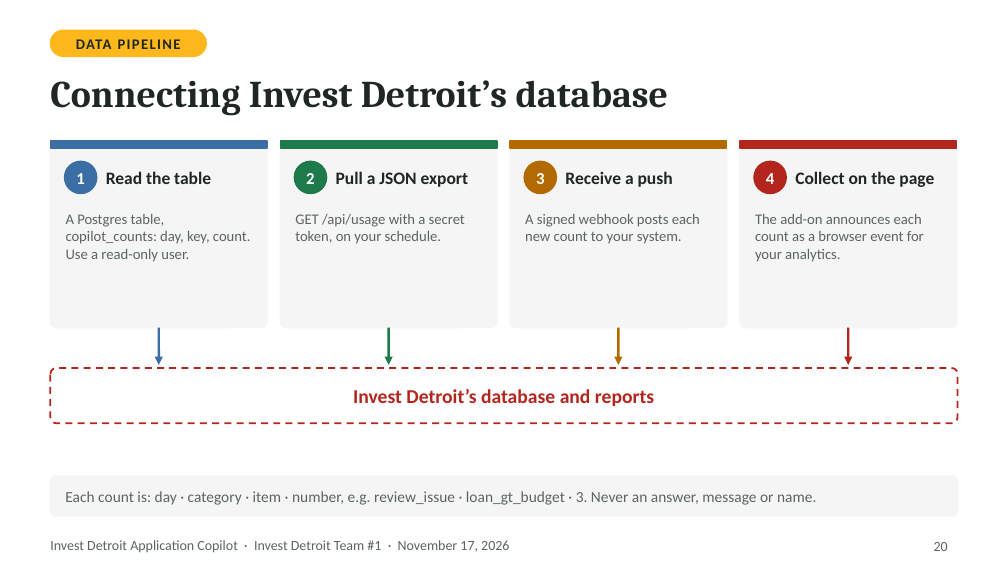
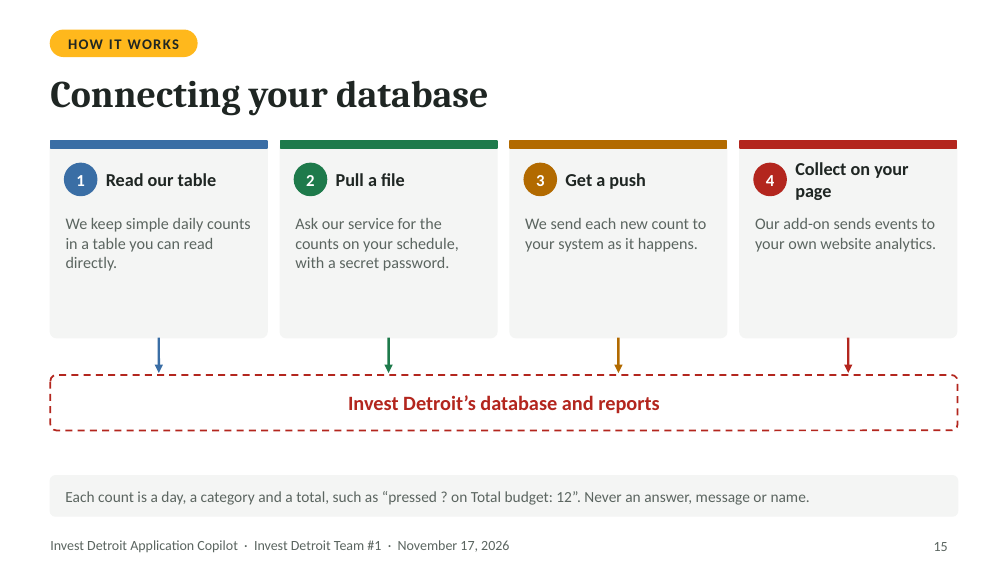
Before and after one commit to ojhnny/invest-detroit-application-copilot, a slide deck: slide 15 of docs/presentation/Invest-Detroit-Copilot-Final-Presentation.pptx (slide 20 before the commit). Drawn at 1008x567 pixels with LibreOffice and Linux fonts; fonts in the diff are those of the drawing. Boxes give left, top, right and bottom in pixels: in the first picture for what was removed or moved away, otherwise in the second. Text is boxed around its words. In the diff, an @@ line names an element or a change of style, - is before the commit and + after.

```diff
--- a/docs/presentation/Invest-Detroit-Copilot-Final-Presentation.pptx
+++ b/docs/presentation/Invest-Detroit-Copilot-Final-Presentation.pptx
@@ rounded rectangle: place and size @@
-rounded rectangle at (50,30,207,56)
+rounded rectangle at (50,30,197,56)
@@ text at (68,39,179,49): text changed @@
-DATA PIPELINE
+HOW IT WORKS
@@ text at (50,80,489,116): text changed @@
-Connecting Invest Detroit’s database
+Connecting your database
@@ rounded rectangle: place and size @@
-rounded rectangle at (50,141,267,328)
+rounded rectangle at (50,141,267,338)
@@ rounded rectangle: place and size @@
-rounded rectangle at (280,141,497,328)
+rounded rectangle at (280,141,497,338)
@@ rounded rectangle: place and size @@
-rounded rectangle at (510,141,727,328)
+rounded rectangle at (510,141,727,338)
@@ proportions changed in 4 elements at (50,141,267,338), (280,141,497,338), (510,141,727,338), (740,141,957,338) @@
@@ rounded rectangle: place and size @@
-rounded rectangle at (740,141,957,328)
+rounded rectangle at (740,141,957,338)
@@ text at (106,173,216,186): text changed; size 12.5 to 13 pt @@
-Read the table
+Read our table
@@ text at (336,173,405,186): text changed; size 12.5 to 13 pt @@
-Pull a JSON export
+Pull a file
@@ text at (565,173,645,189): text changed; size 12.5 to 13 pt @@
-Receive a push
+Get a push
@@ text at (795,162,908,200): text changed; size 12.5 to 13 pt @@
-Collect on the page
+Collect on your page
@@ text at (66,218,251,271): text changed; size 10.5 to 11.5 pt @@
-A Postgres table, copilot_counts: day, key, count. Use a read-only user.
+We keep simple daily counts in a table you can read directly.
@@ text at (295,218,459,271): text changed; size 10.5 to 11.5 pt @@
-GET /api/usage with a secret token, on your schedule.
+Ask our service for the counts on your schedule, with a secret password.
@@ text at (525,218,707,252): text changed; size 10.5 to 11.5 pt @@
-A signed webhook posts each new count to your system.
+We send each new count to your system as it happens.
@@ text at (755,218,936,252): text changed; size 10.5 to 11.5 pt @@
-The add-on announces each count as a browser event for your analytics.
+Our add-on sends events to your own website analytics.
@@ 4 arrows: place and size @@
-4 arrows at (158,328,848,365)
+4 arrows at (158,338,848,373)
@@ text "Invest Detroit’s database and reports" at (348,395,659,414): size 14 to 14.5 pt @@
@@ rounded rectangle: place and size @@
-rounded rectangle at (50,368,958,423)
+rounded rectangle at (50,375,958,430)
@@ text at (65,491,810,505): text changed @@
-Each count is: day · category · item · number, e.g. review_issue · loan_gt_budget · 3. Never an answer, message or name.
+Each count is a day, a category and a total, such as “pressed ? on Total budget: 12”. Never an answer, message or name.
@@ page number at (934,542,948,551): text changed @@
-20
+15
```
Also in this commit, not shown: 16 other slides changed, 3 slides added, 14 slides removed, 1 other file.
